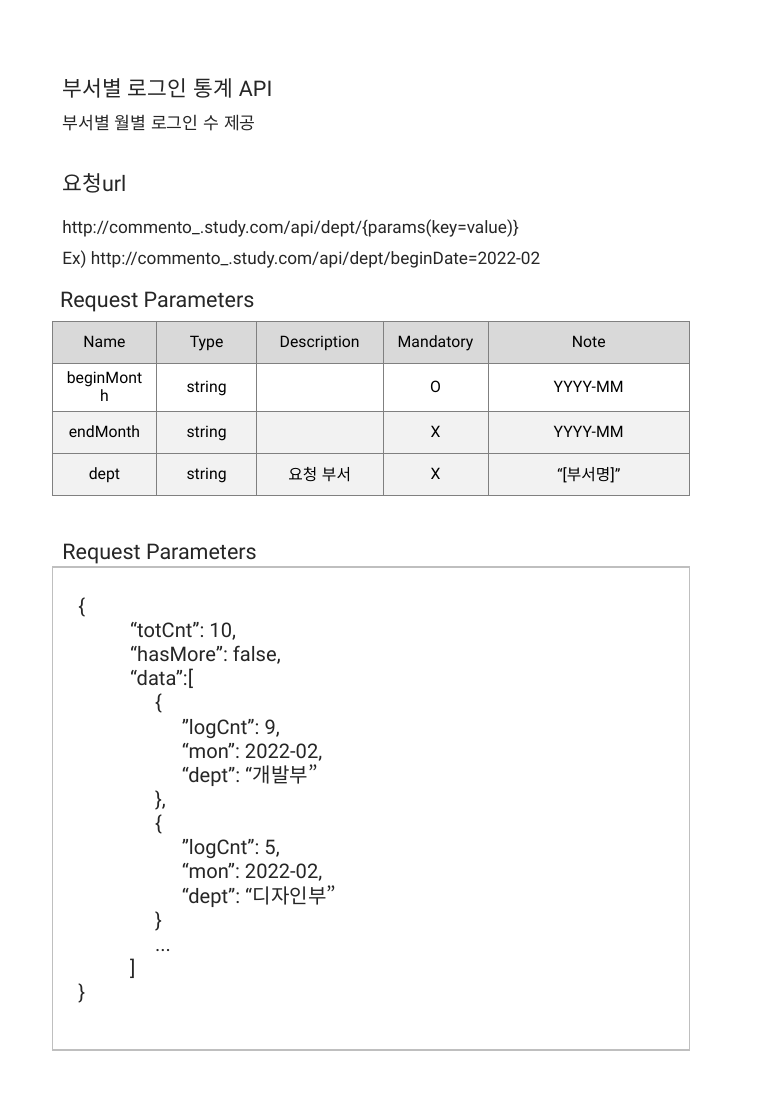
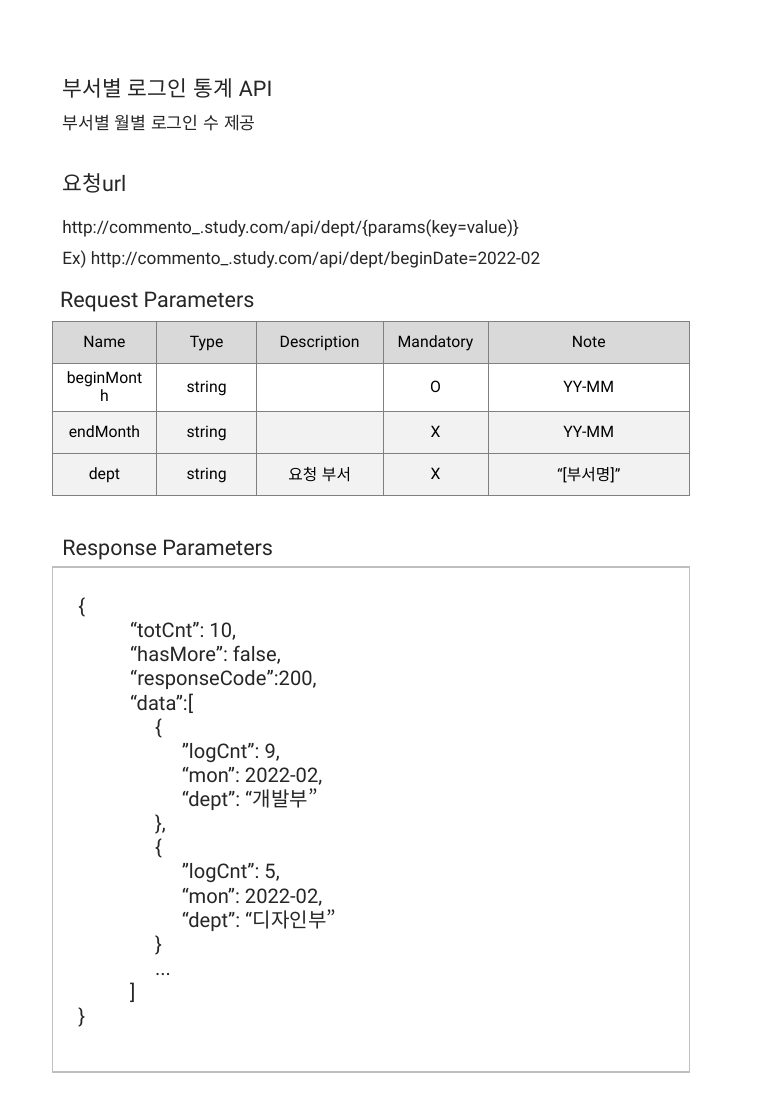
Before and after one commit to jmoriatie/memberManagement, a slide deck: slide 7 of API가이드.pptx. Drawn at 775x1120 pixels with LibreOffice and Linux fonts; fonts in the diff are those of the drawing. Boxes give left, top, right and bottom in pixels: in the first picture for what was removed or moved away, otherwise in the second. Text is boxed around its words. In the diff, an @@ line names an element or a change of style, - is before the commit and + after.

```diff
--- a/API가이드.pptx
+++ b/API가이드.pptx
@@ table at (53,321,690,489) @@
-row 2, column 5: YYYY-MM
+row 2, column 5: YY-MM
-row 3, column 5: YYYY-MM
+row 3, column 5: YY-MM
@@ text at (62,539,273,560): text changed @@
-Request Parameters
+Response Parameters
@@ rectangle: place and size @@
-rectangle at (53,566,690,1050)
+rectangle at (53,566,690,1072)
@@ text at (130,670,316,689): paragraph added @@
+“responseCode”:200,
```
Also in this commit, not shown: 6 other slides changed, 8 other files.
